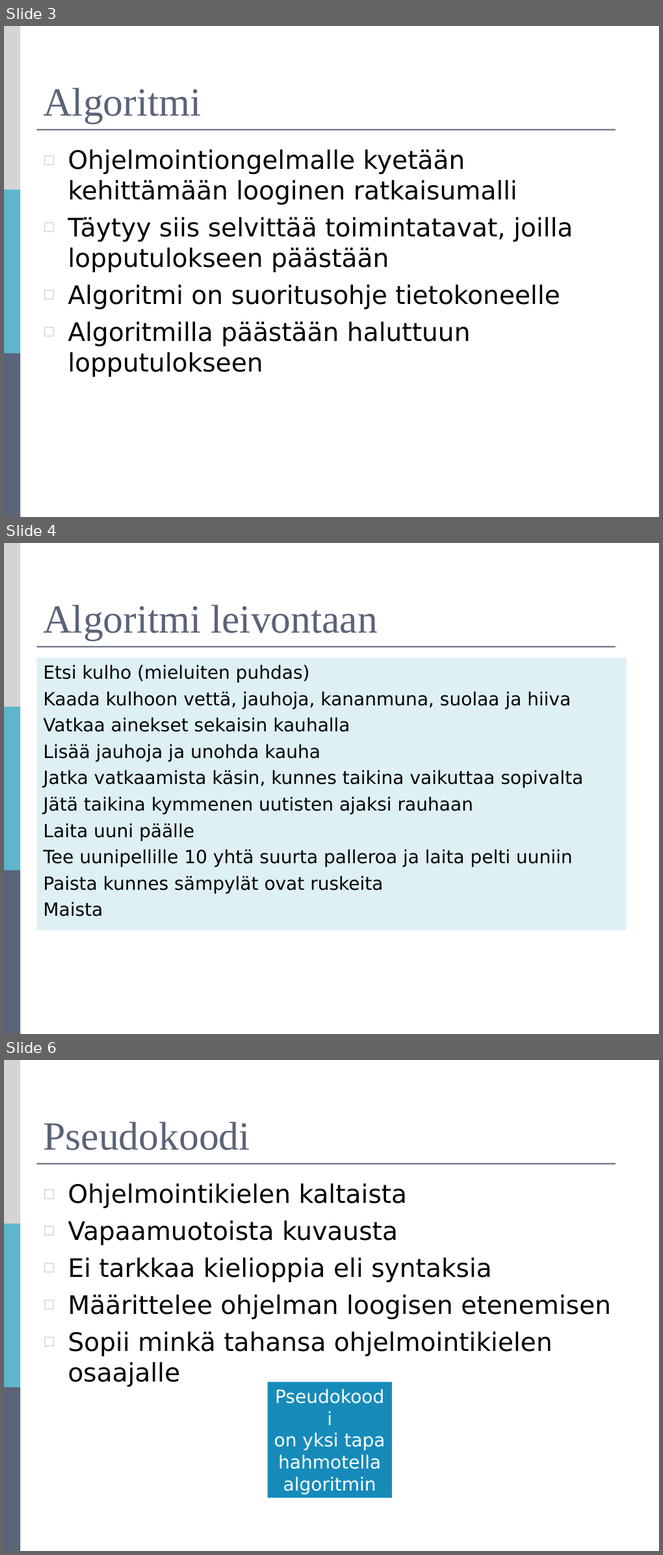
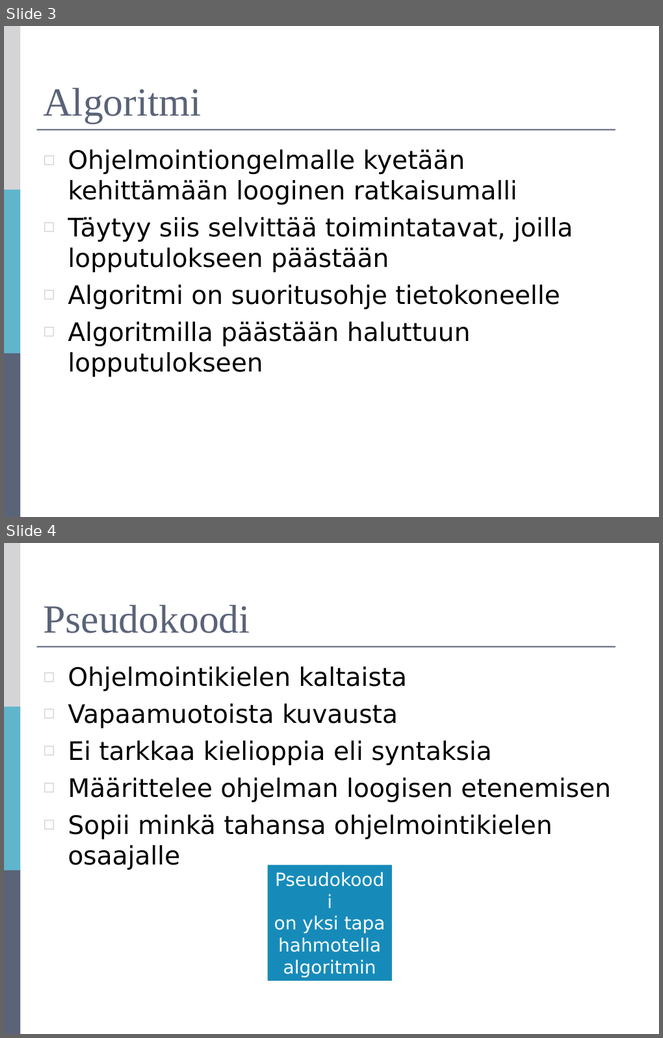
Before and after one commit to mjstenbe/OO_2017, a slide deck: Lecture materials (Antonius)/R0027-Luento-4-Ehto-Toistolauseet.ppt. Shown one above the other, each under a label of ours: slides 3, 4 and 6 before the commit, slides 3 and 4 after it; the slides between them are not shown. The pictures are 663x1555 and 663x1038 pixels, drawn with LibreOffice and Linux fonts; fonts in the diff are those of the drawing. Boxes give left, top, right and bottom in pixels: in the first picture for what was removed or moved away, otherwise in the second. Text is boxed around its words. In the diff, an @@ line names an element or a change of style, - is before the commit and + after.

```diff
--- a/Lecture materials (Antonius)/R0027-Luento-4-Ehto-Toistolauseet.ppt
+++ b/Lecture materials (Antonius)/R0027-Luento-4-Ehto-Toistolauseet.ppt
@@ slide 4 removed at (4,543,659,1034), background #FFFFFF; not listed: 4 template elements that a slide beside it also shows @@
@@ title removed at (43,605,378,641) @@
-Algoritmi leivontaan
@@ text removed at (36,657,627,931) @@
-Etsi kulho (mieluiten puhdas)
-Kaada kulhoon vettä, jauhoja, kananmuna, suolaa ja hiiva
-Vatkaa ainekset sekaisin kauhalla
-Lisää jauhoja ja unohda kauha
-Jatka vatkaamista käsin, kunnes taikina vaikuttaa sopivalta
-Jätä taikina kymmenen uutisten ajaksi rauhaan
-Laita uuni päälle
-Tee uunipellille 10 yhtä suurta palleroa ja laita pelti uuniin
-Paista kunnes sämpylät ovat ruskeita
-Maista
@@ what was slide 6 is now slide 4 @@
```
Also in this commit, not shown: 2 slides changed, 1 other slide removed, 3 other files.
